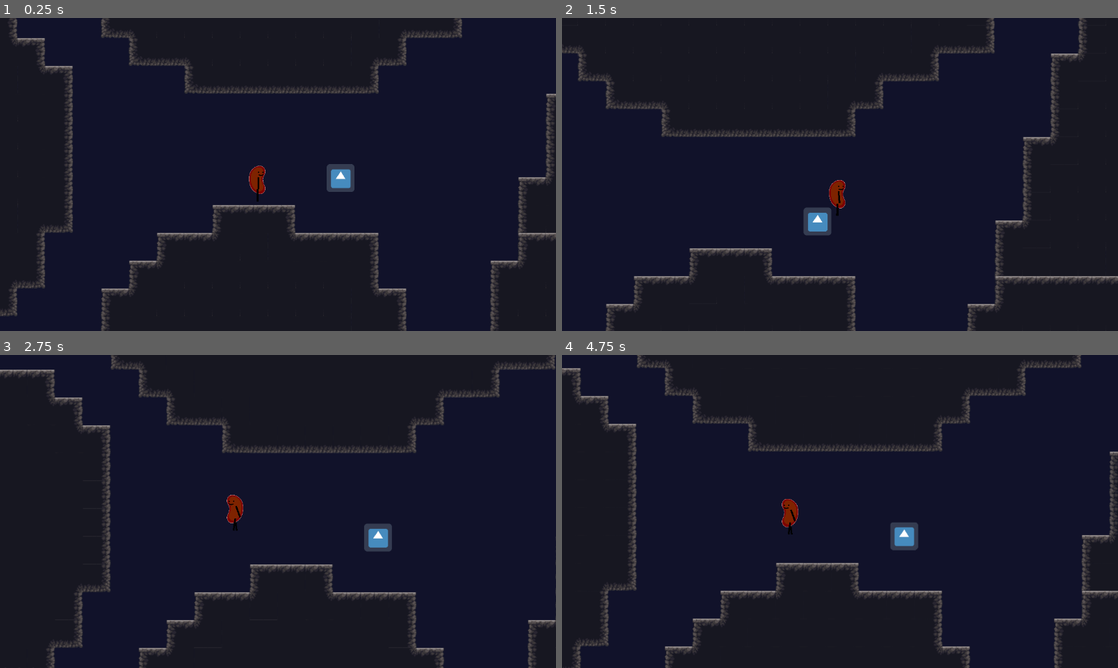
Above: before the commit, frames 1-4 (two rows, left to right).
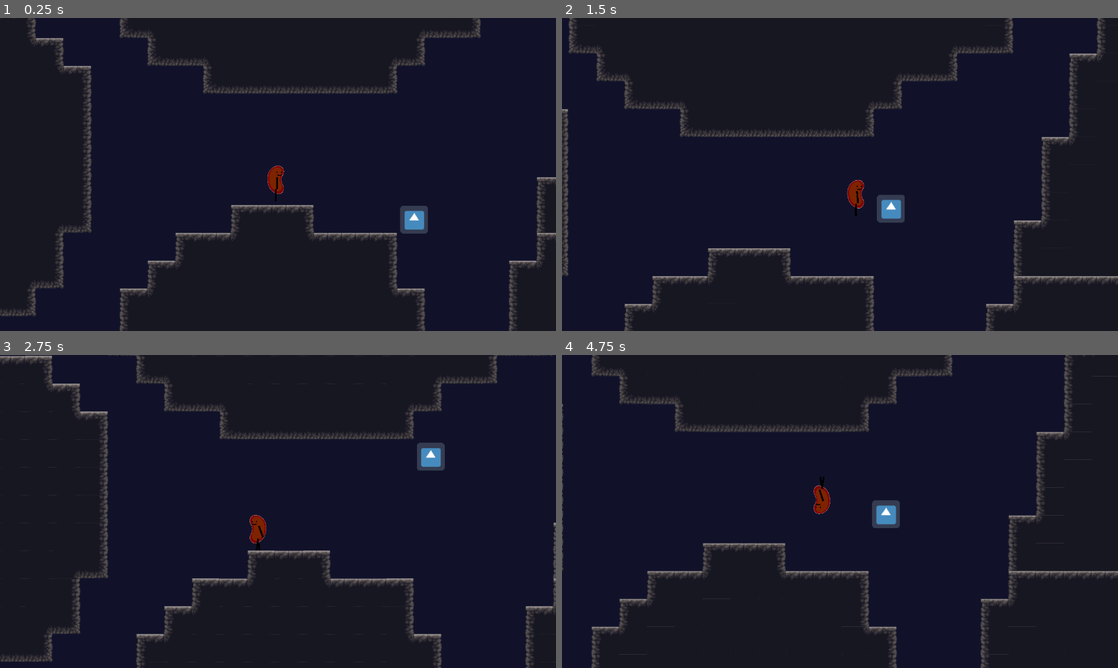
Above: after the commit, the same moments.

Repository: TheRobotics5/TomTheBeanPlatformer
Game: Godot game, scene res://Levels/Level4.tscn
Same seed, same stepped clock (60 frames per second), same inputs: the game is played once before the commit and once after it. The project has no main scene, so this scene is started directly. The engine's default icon, where the game draws it, is replaced by a stand-in: a white triangle on a blue panel in a dark square.
Inputs:
- Up to frame 1 (0.25 s): no input
- Up to frame 2 (1.5 s): hold Space (spacebar) 0.53-1.28 s; hold Right (ui_right) from 0.53 s (still down); tap Space (spacebar) at 1.35 s
- Up to frame 3 (2.75 s): release Right (ui_right) at 2.03 s; hold Left (ui_left) from 2.03 s (still down); hold Space (spacebar) from 2.03 s (still down)
- Up to frame 4 (4.75 s): release Left (ui_left) at 2.78 s; release Space (spacebar) at 2.78 s; hold Right (ui_right) 2.78-4.28 s; tap Space (spacebar) at 2.85, 4.35 s; hold Space (spacebar) 3.53-4.28 s; hold Left (ui_left) from 4.28 s (still down)

The runs differ from the first frame. In frame 1, 7.6% of the frame differs, in the area x 0-100%, y 0-100%; in frame 2, 6.9%; in frame 3, 8.5%; in frame 4, 11%.

Commit message:
fixed bugs

Diff:
--- a/Levels/Level1.tscn
+++ b/Levels/Level1.tscn
@@ -29,7 +29,6 @@
 position = Vector2( 348.325, 321.114 )
 
 [node name="Camera2D" type="Camera2D" parent="Player"]
-position = Vector2( 56.67, 0 )
 current = true
 process_mode = 0
 limit_smoothed = true
--- a/Levels/Level2.tscn
+++ b/Levels/Level2.tscn
@@ -29,7 +29,6 @@
 position = Vector2( 356.512, 260.298 )
 
 [node name="Camera2D" type="Camera2D" parent="Player"]
-position = Vector2( 56.67, 0 )
 current = true
 process_mode = 0
 limit_smoothed = true
--- a/Levels/Level3.tscn
+++ b/Levels/Level3.tscn
@@ -30,7 +30,6 @@
 position = Vector2( 358.65, 258.778 )
 
 [node name="Camera2D" type="Camera2D" parent="Player"]
-position = Vector2( 56.67, 0 )
 current = true
 process_mode = 0
 limit_smoothed = true
@@ -48,10 +47,9 @@
 [node name="Camera2D" type="Camera2D" parent="TinCan/Entrance" index="1"]
 
 [node name="Limits" parent="." instance=ExtResource( 5 )]
-position = Vector2( 1663.16, 437.272 )
+position = Vector2( 1585.73, 421.785 )
+scale = Vector2( 1.15327, 0.682635 )
 [connection signal="body_entered" from="TinCan/Entrance" to="Player" method="_on_Entrance_body_entered"]
 [connection signal="body_exited" from="Limits" to="Player" method="_on_Limits_body_exited"]
 
 [editable path="TinCan"]
-
-[editable path="Limits"]
--- a/Levels/Level4.tscn
+++ b/Levels/Level4.tscn
@@ -4,11 +4,12 @@
 [ext_resource path="res://Scene Assets/Terrain.tres" type="TileSet" id=2]
 [ext_resource path="res://Scene Assets/Player.tscn" type="PackedScene" id=3]
 [ext_resource path="res://Scene Assets/TinCan.tscn" type="PackedScene" id=4]
-[ext_resource path="res://Scene Assets/Limits.tscn" type="PackedScene" id=5]
-[ext_resource path="res://Scene Assets/Debris.tscn" type="PackedScene" id=6]
+[ext_resource path="res://Scene Assets/DebrisV.tscn" type="PackedScene" id=5]
+
+[sub_resource type="RectangleShape2D" id=1]
 
 [node name="Level3" type="Node2D"]
-position = Vector2( 0.735077, -16.172 )
+position = Vector2( -0.431549, 0.0186043 )
 
 [node name="ColorRect" type="ColorRect" parent="."]
 margin_left = -203.844
@@ -32,7 +33,6 @@
 position = Vector2( 1645.08, 1207.47 )
 
 [node name="Camera2D" type="Camera2D" parent="Player"]
-position = Vector2( 56.67, 0 )
 current = true
 process_mode = 0
 limit_smoothed = true
@@ -50,15 +50,23 @@
 
 [node name="Camera2D" type="Camera2D" parent="TinCan/Entrance" index="1"]
 
-[node name="Limits" parent="." instance=ExtResource( 5 )]
-position = Vector2( 1663.16, 437.272 )
+[node name="Debris" parent="." instance=ExtResource( 5 )]
+position = Vector2( 1958.49, 1338.67 )
 
-[node name="Debris" parent="." instance=ExtResource( 6 )]
-position = Vector2( 1831.7, 1218.21 )
+[node name="Limits" type="Area2D" parent="."]
+position = Vector2( 1965.46, 469.745 )
+scale = Vector2( 150, 160 )
+
+[node name="CollisionShape2D" type="CollisionShape2D" parent="Limits"]
+shape = SubResource( 1 )
+
+[node name="ParallaxBackground" type="ParallaxBackground" parent="."]
+
+[node name="ParallaxLayer" type="ParallaxLayer" parent="ParallaxBackground"]
 [connection signal="body_entered" from="TinCan/Entrance" to="Player" method="_on_Entrance_body_entered"]
+[connection signal="body_entered" from="Debris/Area2D" to="Player" method="_on_Debris_body_entered"]
 [connection signal="body_exited" from="Limits" to="Player" method="_on_Limits_body_exited"]
-[connection signal="body_entered" from="Debris" to="Player" method="_on_Debris_body_entered"]
 
 [editable path="TinCan"]
 
-[editable path="Limits"]
+[editable path="Debris"]
--- a/Scene Assets/Debris.tscn
+++ /dev/null
@@ -1,34 +0,0 @@
-[gd_scene load_steps=4 format=2]
-
-[ext_resource path="res://icon.png" type="Texture" id=1]
-
-[sub_resource type="CircleShape2D" id=1]
-
-[sub_resource type="Animation" id=2]
-resource_name = "Vert"
-length = 4.0
-loop = true
-tracks/0/type = "value"
-tracks/0/path = NodePath(".:position")
-tracks/0/interp = 1
-tracks/0/loop_wrap = true
-tracks/0/imported = false
-tracks/0/enabled = true
-tracks/0/keys = {
-"times": PoolRealArray( 0, 1, 2, 3 ),
-"transitions": PoolRealArray( 1, 1, 1, 1 ),
-"update": 0,
-"values": [ Vector2( 0, 0 ), Vector2( 0, -300 ), Vector2( 0, 0 ), Vector2( 0, 300 ) ]
-}
-
-[node name="Debris" type="Area2D"]
-
-[node name="CollisionShape2D" type="CollisionShape2D" parent="."]
-scale = Vector2( 3, 3 )
-shape = SubResource( 1 )
-
-[node name="Sprite" type="Sprite" parent="."]
-texture = ExtResource( 1 )
-
-[node name="AnimationPlayer" type="AnimationPlayer" parent="."]
-anims/Vert = SubResource( 2 )
--- /dev/null
+++ b/Scene Assets/DebrisH.tscn
@@ -0,0 +1,32 @@
+[gd_scene load_steps=5 format=2]
+
+[ext_resource path="res://Scene Assets/DebrisV.gd" type="Script" id=1]
+[ext_resource path="res://icon.png" type="Texture" id=2]
+
+[sub_resource type="Animation" id=2]
+resource_name = "Vert"
+length = 4.0
+loop = true
+
+[sub_resource type="CircleShape2D" id=1]
+
+[node name="Debris" type="KinematicBody2D"]
+script = ExtResource( 1 )
+
+[node name="Sprite" type="Sprite" parent="."]
+texture = ExtResource( 2 )
+
+[node name="AnimationPlayer" type="AnimationPlayer" parent="."]
+autoplay = "Vert"
+anims/Vert = SubResource( 2 )
+
+[node name="Up" type="Timer" parent="."]
+wait_time = 3.0
+autostart = true
+
+[node name="Area2D" type="Area2D" parent="."]
+
+[node name="CollisionShape2D" type="CollisionShape2D" parent="Area2D"]
+scale = Vector2( 3, 3 )
+shape = SubResource( 1 )
+[connection signal="timeout" from="Up" to="." method="_on_Up_timeout"]
--- /dev/null
+++ b/Scene Assets/DebrisR.tscn
@@ -0,0 +1,32 @@
+[gd_scene load_steps=5 format=2]
+
+[ext_resource path="res://Scene Assets/DebrisV.gd" type="Script" id=1]
+[ext_resource path="res://icon.png" type="Texture" id=2]
+
+[sub_resource type="Animation" id=2]
+resource_name = "Vert"
+length = 4.0
+loop = true
+
+[sub_resource type="CircleShape2D" id=1]
+
+[node name="Debris" type="KinematicBody2D"]
+script = ExtResource( 1 )
+
+[node name="Sprite" type="Sprite" parent="."]
+texture = ExtResource( 2 )
+
+[node name="AnimationPlayer" type="AnimationPlayer" parent="."]
+autoplay = "Vert"
+anims/Vert = SubResource( 2 )
+
+[node name="Up" type="Timer" parent="."]
+wait_time = 3.0
+autostart = true
+
+[node name="Area2D" type="Area2D" parent="."]
+
+[node name="CollisionShape2D" type="CollisionShape2D" parent="Area2D"]
+scale = Vector2( 3, 3 )
+shape = SubResource( 1 )
+[connection signal="timeout" from="Up" to="." method="_on_Up_timeout"]
--- /dev/null
+++ b/Scene Assets/DebrisV.gd
@@ -0,0 +1,21 @@
+extends KinematicBody2D
+
+var up = true
+var motion = Vector2()
+
+func _ready():
+	$AnimationPlayer.play("Vert")
+
+func _physics_process(delta):
+	if up == true:
+		motion.y = -100
+	else:
+		motion.y = 100
+	motion = move_and_slide(motion)
+
+func _on_Up_timeout():
+	if up == true:
+		up = false
+	else:
+		up = true
+	$Up.start()
--- /dev/null
+++ b/Scene Assets/DebrisV.tscn
@@ -0,0 +1,32 @@
+[gd_scene load_steps=5 format=2]
+
+[ext_resource path="res://Scene Assets/DebrisV.gd" type="Script" id=1]
+[ext_resource path="res://icon.png" type="Texture" id=2]
+
+[sub_resource type="Animation" id=2]
+resource_name = "Vert"
+length = 4.0
+loop = true
+
+[sub_resource type="CircleShape2D" id=1]
+
+[node name="Debris" type="KinematicBody2D"]
+script = ExtResource( 1 )
+
+[node name="Sprite" type="Sprite" parent="."]
+texture = ExtResource( 2 )
+
+[node name="AnimationPlayer" type="AnimationPlayer" parent="."]
+autoplay = "Vert"
+anims/Vert = SubResource( 2 )
+
+[node name="Up" type="Timer" parent="."]
+wait_time = 3.0
+autostart = true
+
+[node name="Area2D" type="Area2D" parent="."]
+
+[node name="CollisionShape2D" type="CollisionShape2D" parent="Area2D"]
+scale = Vector2( 3, 3 )
+shape = SubResource( 1 )
+[connection signal="timeout" from="Up" to="." method="_on_Up_timeout"]
--- a/project.godot
+++ b/project.godot
@@ -48,6 +48,34 @@
 
 [input]
 
+ui_left={
+"deadzone": 0.5,
+"events": [ Object(InputEventKey,"resource_local_to_scene":false,"resource_name":"","device":0,"alt":false,"shift":false,"control":false,"meta":false,"command":false,"pressed":false,"scancode":16777231,"unicode":0,"echo":false,"script":null)
+, Object(InputEventJoypadButton,"resource_local_to_scene":false,"resource_name":"","device":0,"button_index":14,"pressure":0.0,"pressed":false,"script":null)
+, Object(InputEventKey,"resource_local_to_scene":false,"resource_name":"","device":0,"alt":false,"shift":false,"control":false,"meta":false,"command":false,"pressed":false,"scancode":65,"unicode":0,"echo":false,"script":null)
+ ]
+}
+ui_right={
+"deadzone": 0.5,
+"events": [ Object(InputEventKey,"resource_local_to_scene":false,"resource_name":"","device":0,"alt":false,"shift":false,"control":false,"meta":false,"command":false,"pressed":false,"scancode":16777233,"unicode":0,"echo":false,"script":null)
+, Object(InputEventJoypadButton,"resource_local_to_scene":false,"resource_name":"","device":0,"button_index":15,"pressure":0.0,"pressed":false,"script":null)
+, Object(InputEventKey,"resource_local_to_scene":false,"resource_name":"","device":0,"alt":false,"shift":false,"control":false,"meta":false,"command":false,"pressed":false,"scancode":68,"unicode":0,"echo":false,"script":null)
+ ]
+}
+ui_up={
+"deadzone": 0.5,
+"events": [ Object(InputEventKey,"resource_local_to_scene":false,"resource_name":"","device":0,"alt":false,"shift":false,"control":false,"meta":false,"command":false,"pressed":false,"scancode":16777232,"unicode":0,"echo":false,"script":null)
+, Object(InputEventJoypadButton,"resource_local_to_scene":false,"resource_name":"","device":0,"button_index":12,"pressure":0.0,"pressed":false,"script":null)
+, Object(InputEventKey,"resource_local_to_scene":false,"resource_name":"","device":0,"alt":false,"shift":false,"control":false,"meta":false,"command":false,"pressed":false,"scancode":87,"unicode":0,"echo":false,"script":null)
+ ]
+}
+ui_down={
+"deadzone": 0.5,
+"events": [ Object(InputEventKey,"resource_local_to_scene":false,"resource_name":"","device":0,"alt":false,"shift":false,"control":false,"meta":false,"command":false,"pressed":false,"scancode":16777234,"unicode":0,"echo":false,"script":null)
+, Object(InputEventJoypadButton,"resource_local_to_scene":false,"resource_name":"","device":0,"button_index":13,"pressure":0.0,"pressed":false,"script":null)
+, Object(InputEventKey,"resource_local_to_scene":false,"resource_name":"","device":0,"alt":false,"shift":false,"control":false,"meta":false,"command":false,"pressed":false,"scancode":83,"unicode":0,"echo":false,"script":null)
+ ]
+}
 spacebar={
 "deadzone": 0.5,
 "events": [ Object(InputEventKey,"resource_local_to_scene":false,"resource_name":"","device":0,"alt":false,"shift":false,"control":false,"meta":false,"command":false,"pressed":false,"scancode":32,"unicode":0,"echo":false,"script":null)
